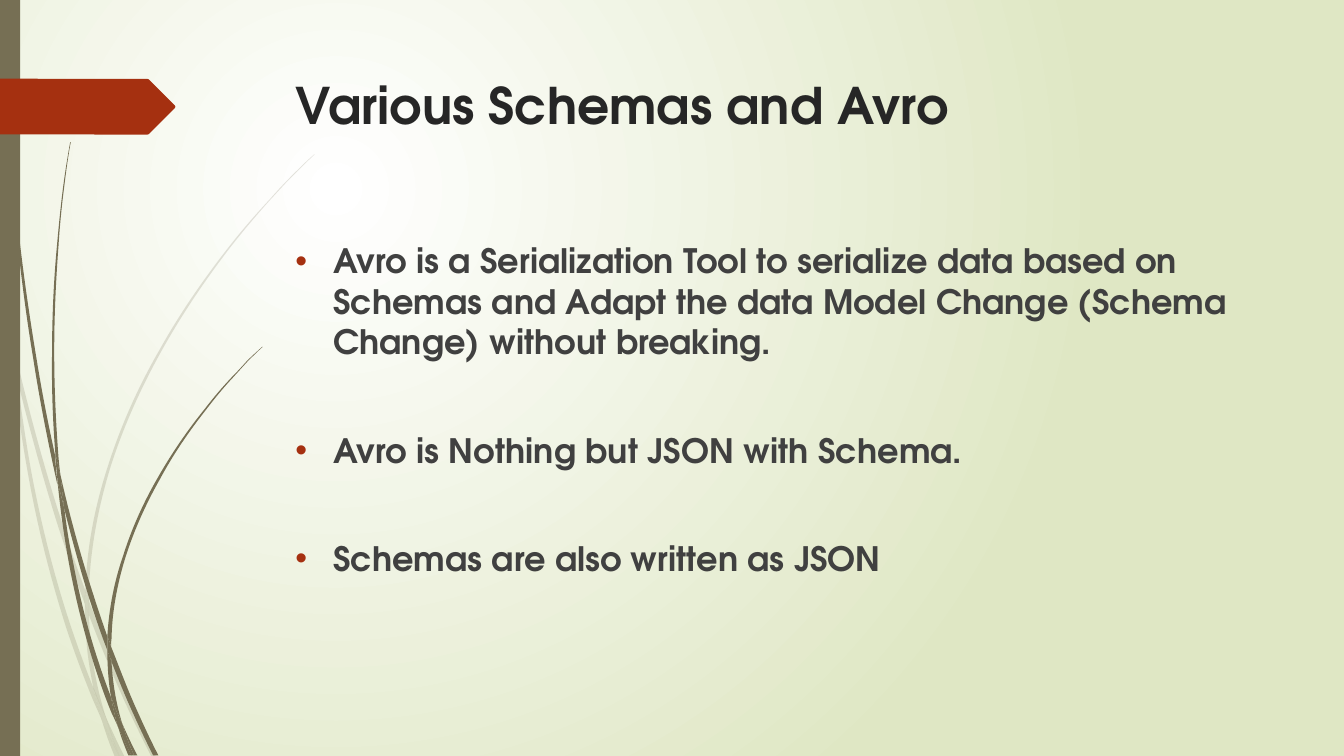
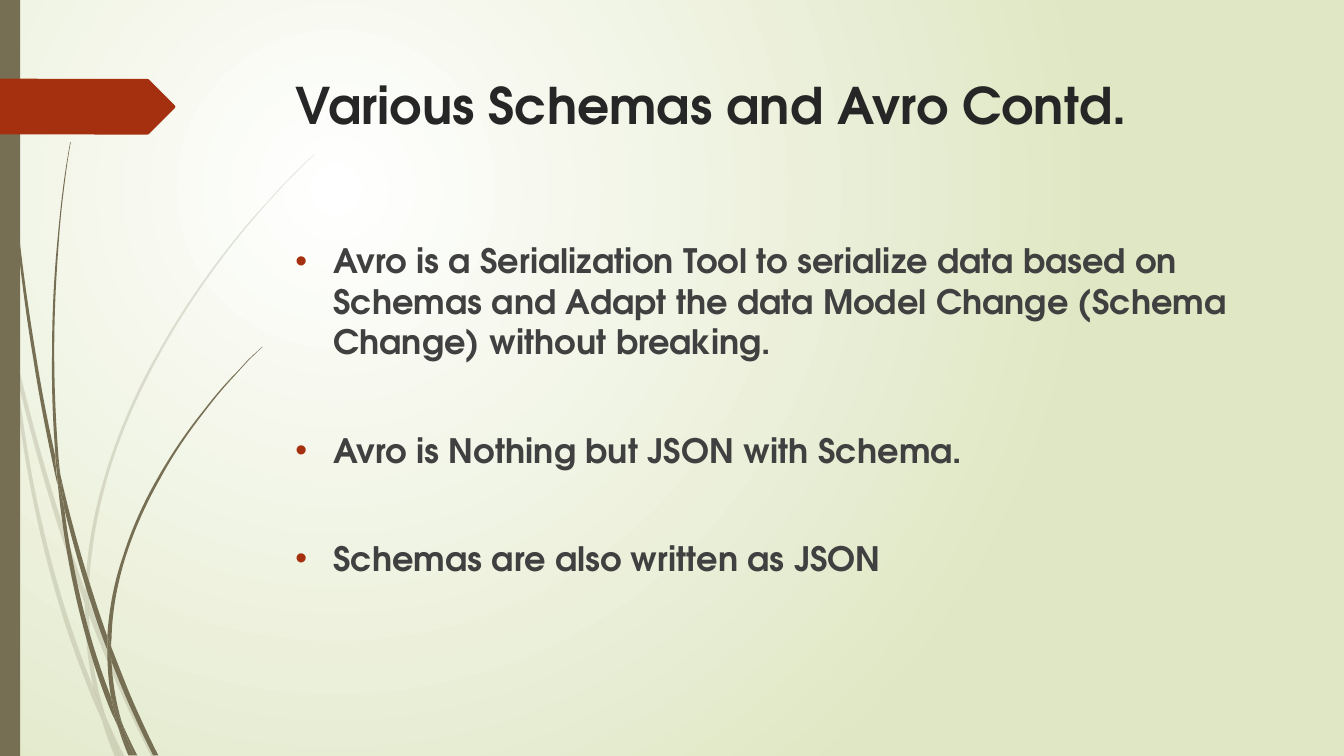
Before and after one commit to sribaabu/kmc, a slide deck: slide 5 of Confluent Schema Registry.pptx. Drawn at 1344x756 pixels with LibreOffice and Linux fonts; fonts in the diff are those of the drawing. Boxes give left, top, right and bottom in pixels: in the first picture for what was removed or moved away, otherwise in the second. Text is boxed around its words. In the diff, an @@ line names an element or a change of style, - is before the commit and + after.

```diff
--- a/Confluent Schema Registry.pptx
+++ b/Confluent Schema Registry.pptx
@@ title at (296,85,1126,125): text changed @@
-Various Schemas and Avro
+Various Schemas and Avro Contd.
```
Also in this commit, not shown: 4 other slides changed, 1 slide added, 1 other file.
